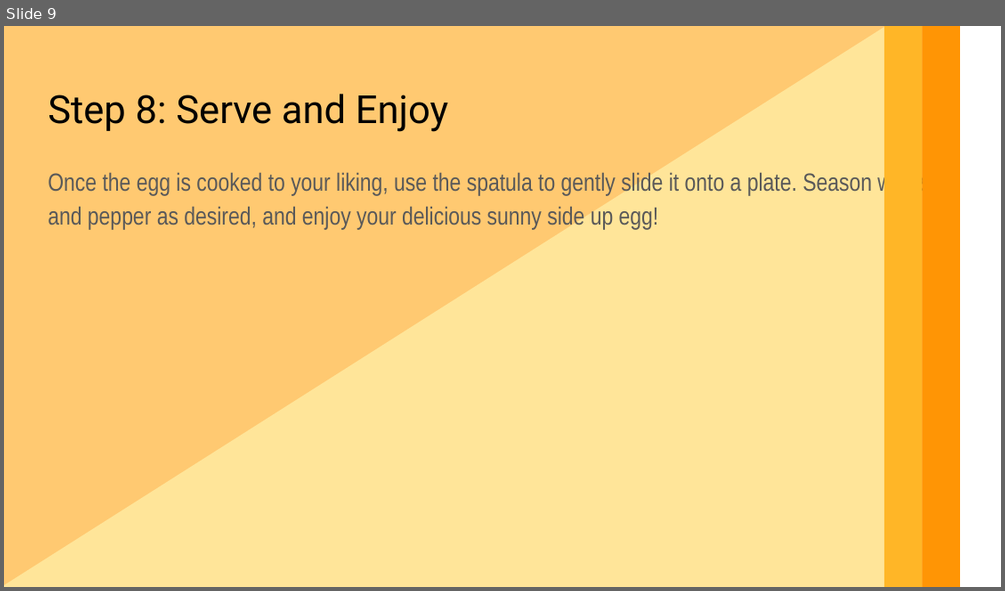
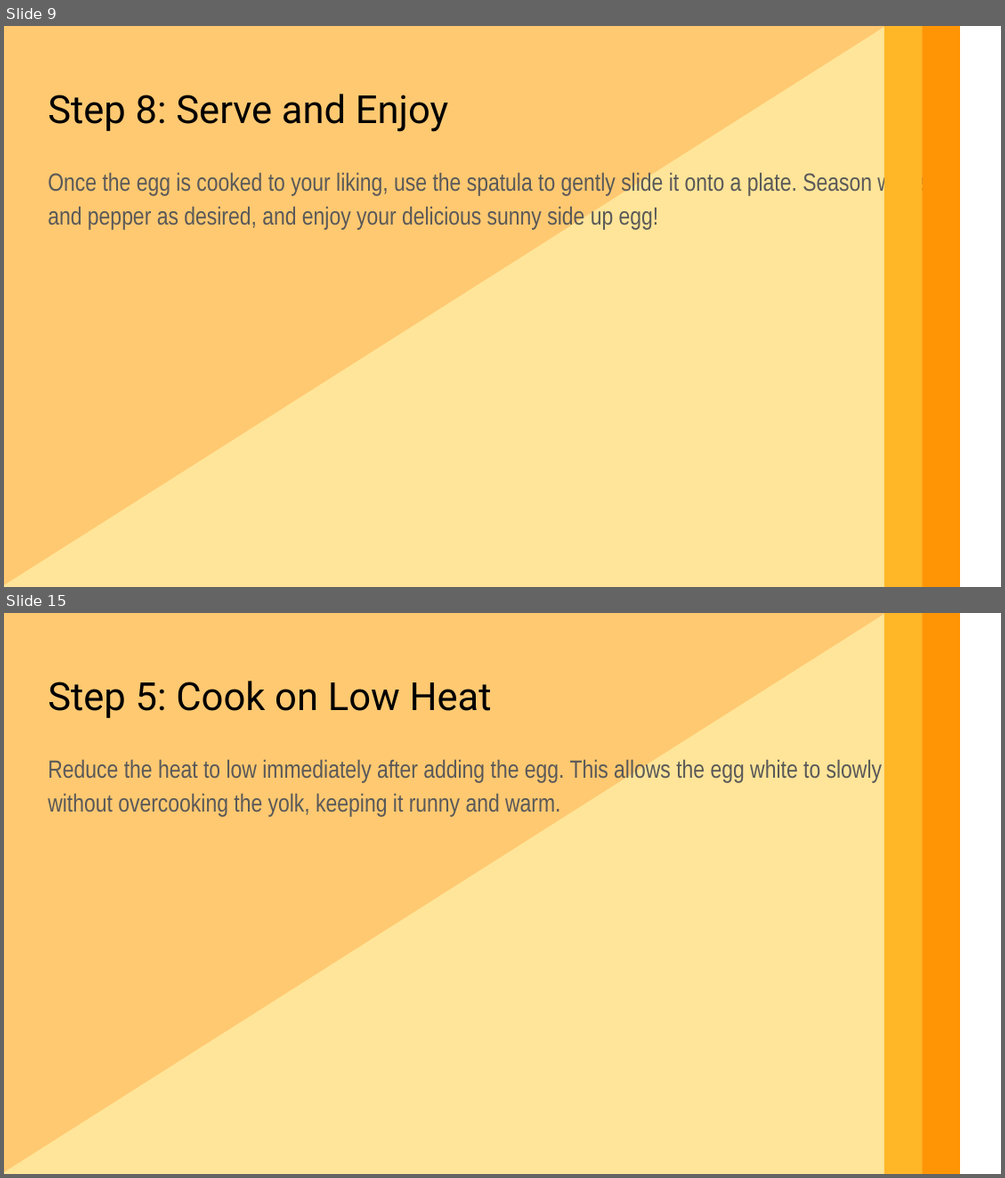
Before and after one commit to jeremyvet/ai-slides, a slide deck: cool.pptx. Shown one above the other, each under a label of ours: slide 9 before the commit, slides 9 and 15 after it; the slides between them are not shown. The pictures are 1005x591 and 1005x1178 pixels, drawn with LibreOffice and Linux fonts; fonts in the diff are those of the drawing. Boxes give left, top, right and bottom in pixels: in the first picture for what was removed or moved away, otherwise in the second. Text is boxed around its words. In the diff, an @@ line names an element or a change of style, - is before the commit and + after.

```diff
--- a/cool.pptx
+++ b/cool.pptx
@@ slide 15 added at <box>4,613,1001,1174</box>, background #FFFFFF @@
@@ rectangle added at <box>4,613,959,1174</box>, fill #FFC971 @@
@@ right triangle added at <box>4,613,886,1174</box>, fill #FFE599 @@
@@ rectangle added at <box>884,613,922,1174</box>, fill #FFB627 @@
@@ rectangle added at <box>922,613,960,1174</box>, fill #FF9505 @@
@@ text added at <box>48,681,492,718</box>, 28 pt, text #000000 @@
+Step 5: Cook on Low Heat
@@ text added at <box>48,759,882,817</box>, 18 pt, text #595959 @@
+Reduce the heat to low immediately after adding the egg. This allows the egg white to slowly firm up without overcooking the yolk, keeping it runny and warm.
```
Also in this commit, not shown: 8 other slides added, 2 other files.
